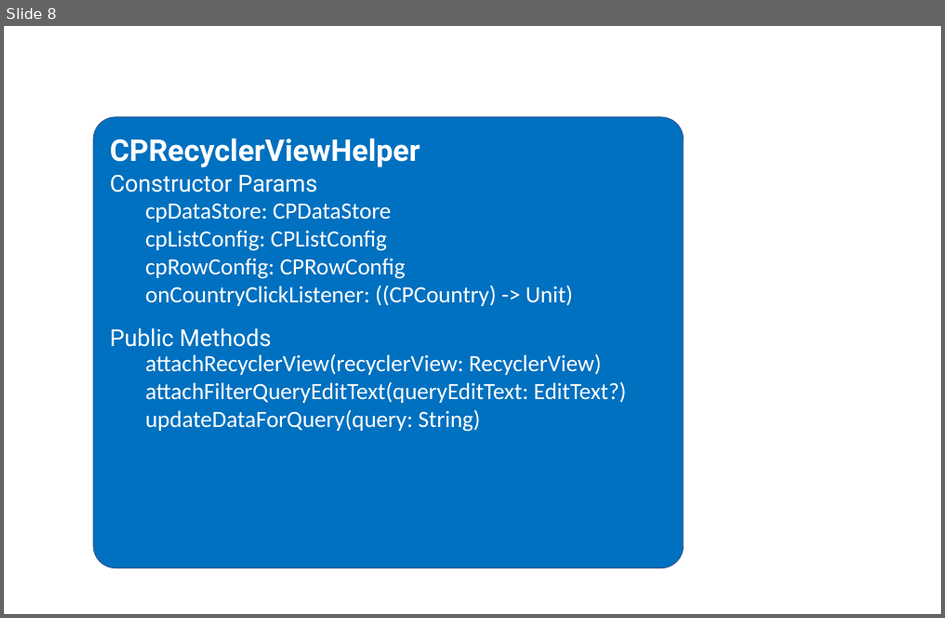
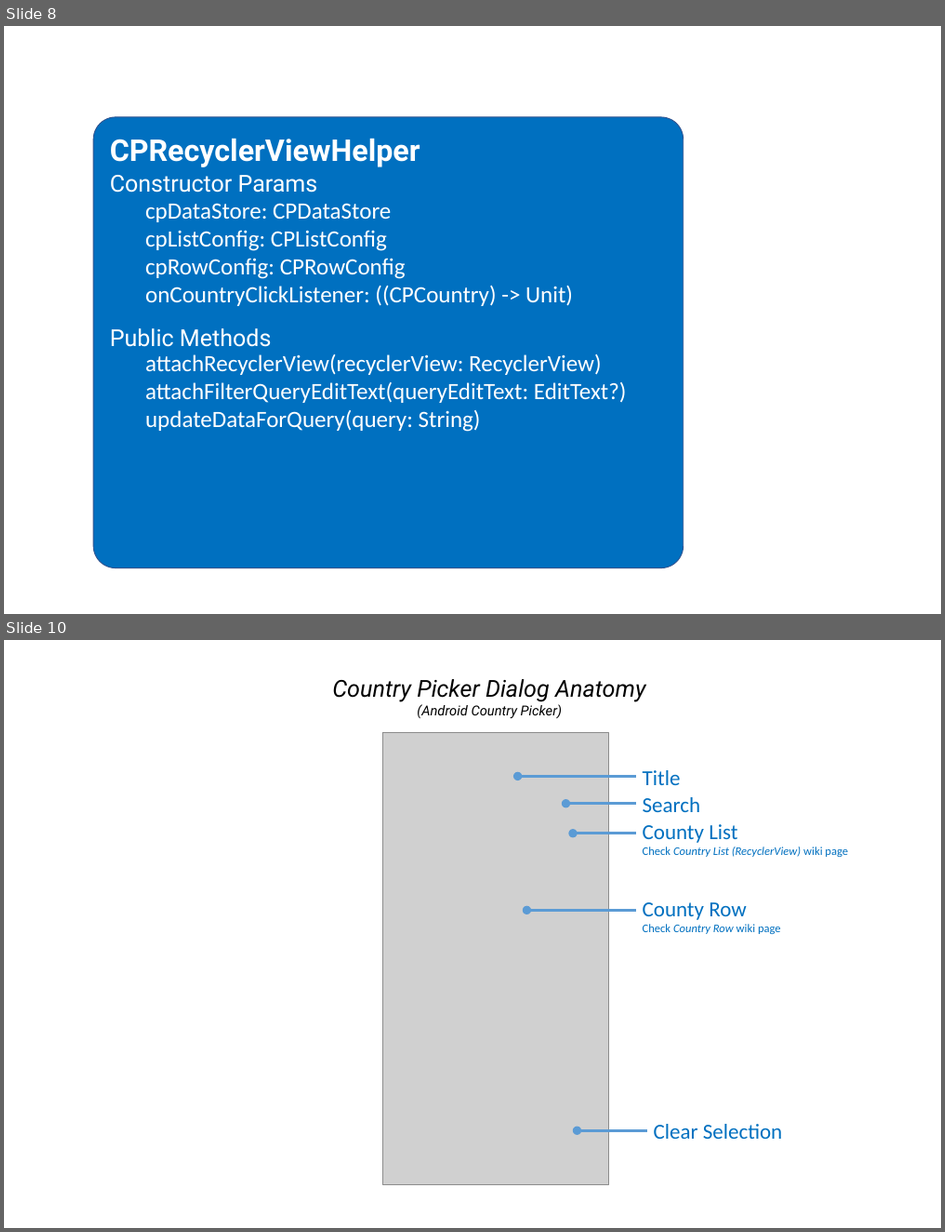
Before and after one commit to hbb20/AndroidCountryPicker, a slide deck: screenshots/illustrations.pptx. Shown one above the other, each under a label of ours: slide 8 before the commit, slides 8 and 10 after it; the slides between them are not shown. The pictures are 945x618 and 945x1232 pixels, drawn with LibreOffice and Linux fonts; fonts in the diff are those of the drawing; grey boxes stand for pictures. Boxes give left, top, right and bottom in pixels: in the first picture for what was removed or moved away, otherwise in the second. Text is boxed around its words. In the diff, an @@ line names an element or a change of style, - is before the commit and + after.

```diff
--- a/screenshots/illustrations.pptx
+++ b/screenshots/illustrations.pptx
@@ slide 10 added at box(4, 640, 941, 1228), background #FFFFFF @@
@@ text added at box(332, 679, 646, 718), 28.1 pt, text #000000, italic @@
+Country Picker Dialog Anatomy
+(Android Country Picker)
@@ group added at box(383, 732, 848, 1184): 5 arrows, 5 texts, 1 picture @@
+Title
+Search
+Clear Selection
+County List
+Check Country List (RecyclerView) wiki page
+County Row
+Check Country Row wiki page
```
Also in this commit, not shown: 4 other slides added, 4 other files.
